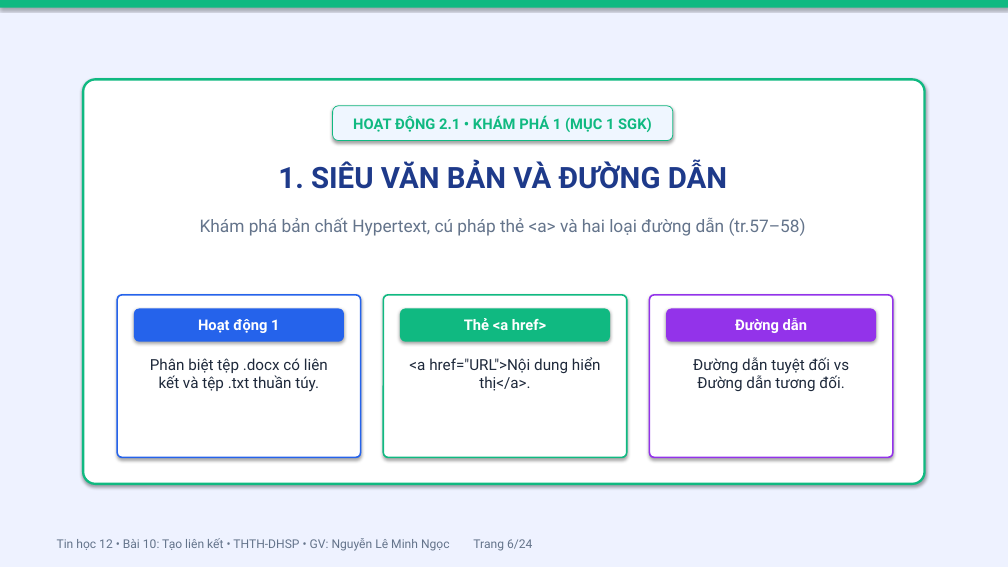
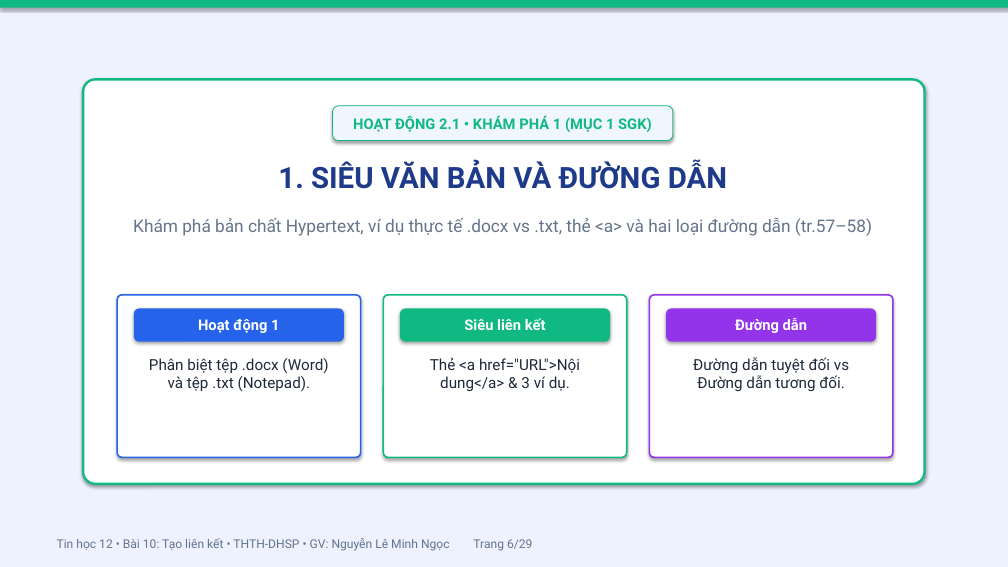
Before and after one commit to mngoc3110/TinHoc, a slide deck: slide 6 of Tin12/Bai10/Bai10_TrinhChieu.pptx. Drawn at 1008x567 pixels with LibreOffice and Linux fonts; fonts in the diff are those of the drawing. Boxes give left, top, right and bottom in pixels: in the first picture for what was removed or moved away, otherwise in the second. Text is boxed around its words. In the diff, an @@ line names an element or a change of style, - is before the commit and + after.

```diff
--- a/Tin12/Bai10/Bai10_TrinhChieu.pptx
+++ b/Tin12/Bai10/Bai10_TrinhChieu.pptx
@@ text at bbox=[133, 217, 872, 236]: text changed @@
-Khám phá bản chất Hypertext, cú pháp thẻ <a> và hai loại đường dẫn (tr.57–58)
+Khám phá bản chất Hypertext, ví dụ thực tế .docx vs .txt, thẻ <a> và hai loại đường dẫn (tr.57–58)
@@ text in rounded rectangle at bbox=[464, 318, 546, 330]: text changed @@
-Thẻ <a href>
+Siêu liên kết
@@ text at bbox=[149, 358, 328, 392]: text changed @@
-Phân biệt tệp .docx có liên kết và tệp .txt thuần túy.
+Phân biệt tệp .docx (Word) và tệp .txt (Notepad).
@@ text at bbox=[430, 357, 580, 391]: text changed @@
-<a href="URL">Nội dung hiển thị</a>.
+Thẻ <a href="URL">Nội dung</a> & 3 ví dụ.
@@ text at bbox=[57, 538, 532, 551]: text changed @@
-Tin học 12 • Bài 10: Tạo liên kết • THTH-DHSP • GV: Nguyễn Lê Minh Ngọc Trang 6/24
+Tin học 12 • Bài 10: Tạo liên kết • THTH-DHSP • GV: Nguyễn Lê Minh Ngọc Trang 6/29
```
Also in this commit, not shown: 20 other slides changed, 6 slides added, 1 slide removed, 19 other files.
